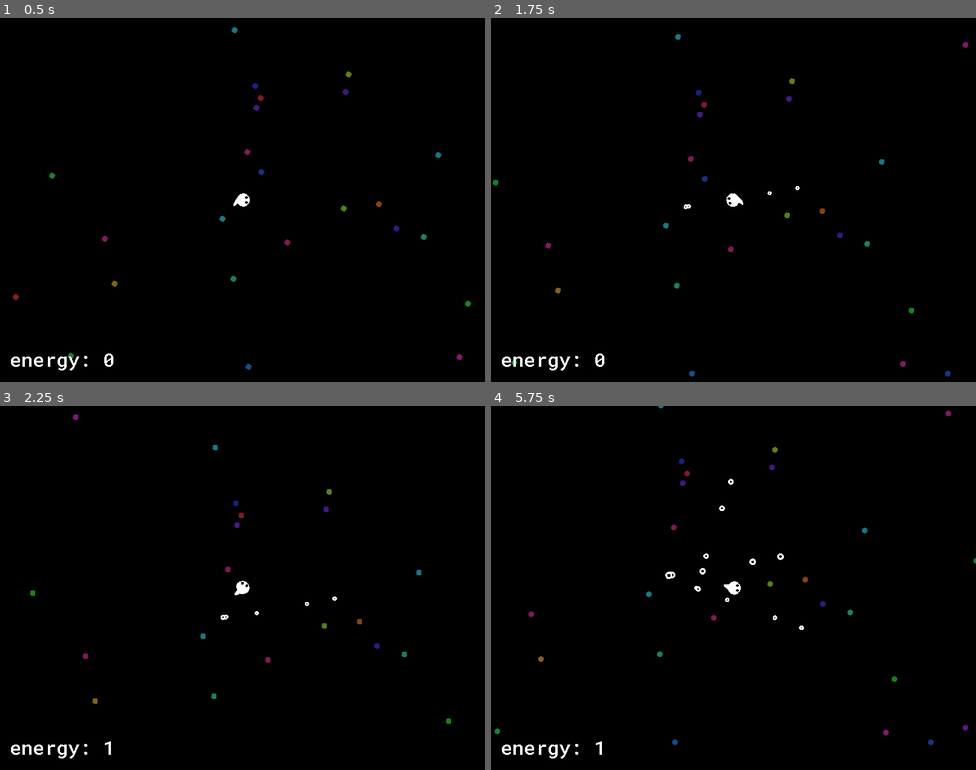
Above: before the commit, frames 1-4 (two rows, left to right).
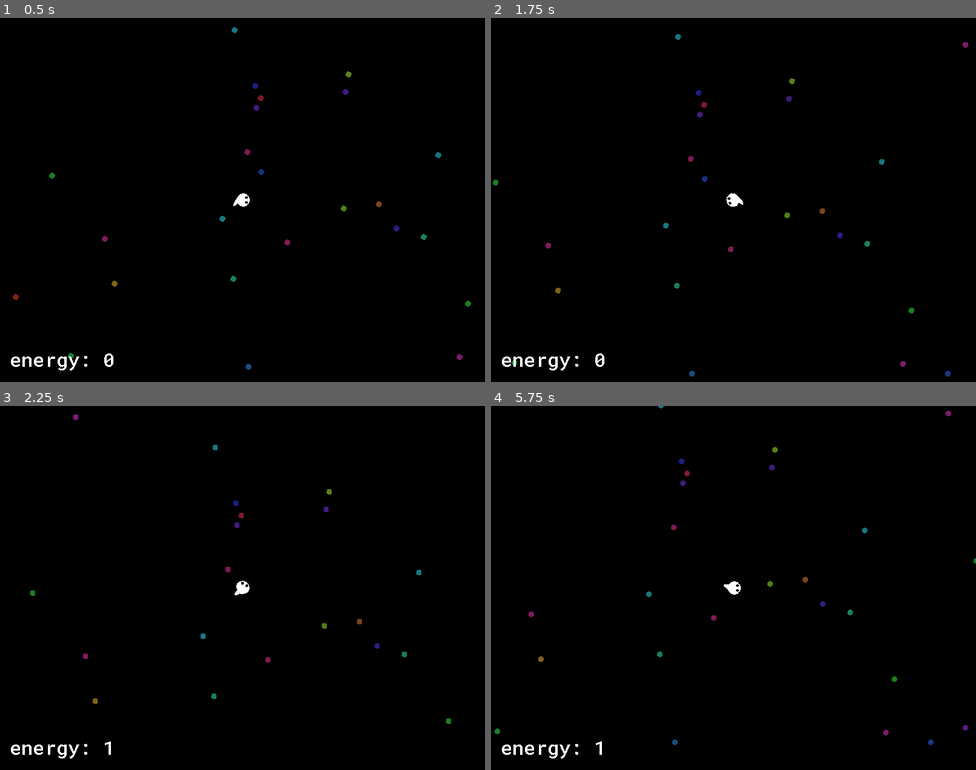
Above: after the commit, the same moments.

Repository: kiwijuice56/fish-fest
Game: Godot game, scene res://main/main.tscn
Two runs of this game, one before a commit and one after it. Both use one fixed random seed, a clock stepped at 60 frames per second and the inputs below. The engine's default icon, where the game draws it, is replaced by a stand-in: a white triangle on a blue panel in a dark square.
Inputs (mouse positions are in pixels of both pictures, inside the frame that each line leads up to):
- Up to frame 1 (0.5 s): no input
- Up to frame 2 (1.75 s): tap Enter (ui_accept) at 0.5, 1.35, 1.52 s; move the mouse to (840, 181) at 0.52 s; hold Enter (ui_accept) 0.53-1.28 s; move the mouse to (636, 218) at 1.27 s
- Up to frame 3 (2.25 s): tap Enter (ui_accept) at 1.82 s; move the mouse to (291, 507) at 2.02 s; hold Enter (ui_accept) from 2.03 s (still down)
- Up to frame 4 (5.75 s): move the mouse to (709, 660) at 2.77 s; release Enter (ui_accept) at 2.78 s; tap Enter (ui_accept) at 2.85, 3.02, 3.32, 4.35, 4.52, 4.82 s; move the mouse to (879, 642) at 3.52 s; hold Enter (ui_accept) 3.53-4.28 s; move the mouse to (588, 533) at 4.27 s; move the mouse to (757, 588) at 5.02 s; hold Enter (ui_accept) from 5.03 s (still down)

Frame 1 is identical in both runs. In frame 2, less than 0.1% of the frame differs, in the area x 39-64%, y 46-53%; in frame 3, less than 0.1%; in frame 4, 0.2%, in the area x 35-65%, y 20-62%.

Commit message:
Added hatching and egg cost

Diff:
--- a/main/fish/player_fish/player_fish.gd
+++ b/main/fish/player_fish/player_fish.gd
@@ -6,7 +6,8 @@
 @export var max_radius: float = 128.0
 
 func _input(event: InputEvent) -> void:
-	if event.is_action_pressed("ui_accept", false):
+	if event.is_action_pressed("ui_accept", false) and Stats.energy >= 10:
+		Stats.energy -= 10
 		spawn_egg()
 
 func _physics_process(delta: float) -> void:
--- /dev/null
+++ b/main/item/egg/crack.gdshader
@@ -0,0 +1,10 @@
+shader_type canvas_item;
+
+uniform sampler2D crack;
+uniform float scale: hint_range(0.0, 1.0);
+
+void fragment() {
+	if (texture(crack, UV).r > scale) {
+		COLOR.a = 0.0;
+	}
+}
--- a/main/item/egg/egg.gd
+++ b/main/item/egg/egg.gd
@@ -6,12 +6,16 @@
 
 func _ready() -> void:
 	grow()
+	%Sprite2D.material = %Sprite2D.material.duplicate()
 
 func grow() -> void:
 	%AnimationPlayer.speed_scale = 1.0 / hatch_time
 	%AnimationPlayer.play("grow")
 	await %AnimationPlayer.animation_finished
+	%AnimationPlayer.speed_scale = 1.0
+	%AnimationPlayer.play("hatch")
 	spawn_boid()
+	await %AnimationPlayer.animation_finished
 	queue_free()
 
 func spawn_boid() -> void:
--- a/main/item/egg/egg.tscn
+++ b/main/item/egg/egg.tscn
@@ -1,9 +1,17 @@
-[gd_scene load_steps=9 format=3 uid="uid://dpwashmtqkdqy"]
+[gd_scene load_steps=15 format=3 uid="uid://dpwashmtqkdqy"]
 
 [ext_resource type="PackedScene" uid="uid://ca12mpsenr5ka" path="res://main/item/item.tscn" id="1_326a0"]
 [ext_resource type="Texture2D" uid="uid://c57538ckqlr0d" path="res://main/item/egg/egg.png" id="2_ciu1a"]
 [ext_resource type="Script" path="res://main/item/egg/egg.gd" id="2_rjy7u"]
 [ext_resource type="PackedScene" uid="uid://cjtd6lb6vq13y" path="res://main/fish/boid_fish/boid_fish.tscn" id="3_aghk6"]
+[ext_resource type="Shader" path="res://main/item/egg/crack.gdshader" id="4_678ag"]
+[ext_resource type="Texture2D" uid="uid://bku3wdreak4fo" path="res://main/item/egg/crack.png" id="5_1g4wm"]
+[ext_resource type="AudioStream" uid="uid://cm8ncf01m5gul" path="res://main/fish/sounds/crack.ogg" id="5_6cbyj"]
+
+[sub_resource type="ShaderMaterial" id="ShaderMaterial_6hoxp"]
+shader = ExtResource("4_678ag")
+shader_parameter/scale = 1.0
+shader_parameter/crack = ExtResource("5_1g4wm")
 
 [sub_resource type="CircleShape2D" id="CircleShape2D_4sqqc"]
 radius = 6.0
@@ -61,12 +69,106 @@
 "update": 0,
 "values": [Vector2(0.4, 0.4)]
 }
+tracks/2/type = "value"
+tracks/2/imported = false
+tracks/2/enabled = true
+tracks/2/path = NodePath("AudioStreamPlayer2D:playing")
+tracks/2/interp = 1
+tracks/2/loop_wrap = true
+tracks/2/keys = {
+"times": PackedFloat32Array(0),
+"transitions": PackedFloat32Array(1),
+"update": 1,
+"values": [false]
+}
+tracks/3/type = "value"
+tracks/3/imported = false
+tracks/3/enabled = true
+tracks/3/path = NodePath("Sprite2D:material:shader_parameter/scale")
+tracks/3/interp = 1
+tracks/3/loop_wrap = true
+tracks/3/keys = {
+"times": PackedFloat32Array(0),
+"transitions": PackedFloat32Array(1),
+"update": 0,
+"values": [1.0]
+}
+tracks/4/type = "value"
+tracks/4/imported = false
+tracks/4/enabled = true
+tracks/4/path = NodePath("Sprite2D/Yolk:modulate")
+tracks/4/interp = 1
+tracks/4/loop_wrap = true
+tracks/4/keys = {
+"times": PackedFloat32Array(0),
+"transitions": PackedFloat32Array(1),
+"update": 0,
+"values": [Color(0, 0, 0, 1)]
+}
+
+[sub_resource type="Animation" id="Animation_xm4ia"]
+resource_name = "hatch"
+tracks/0/type = "value"
+tracks/0/imported = false
+tracks/0/enabled = true
+tracks/0/path = NodePath("AudioStreamPlayer2D:playing")
+tracks/0/interp = 1
+tracks/0/loop_wrap = true
+tracks/0/keys = {
+"times": PackedFloat32Array(0),
+"transitions": PackedFloat32Array(1),
+"update": 1,
+"values": [true]
+}
+tracks/1/type = "value"
+tracks/1/imported = false
+tracks/1/enabled = true
+tracks/1/path = NodePath("Sprite2D:material:shader_parameter/scale")
+tracks/1/interp = 1
+tracks/1/loop_wrap = true
+tracks/1/keys = {
+"times": PackedFloat32Array(0, 0.2, 0.5),
+"transitions": PackedFloat32Array(1, 1, 1),
+"update": 0,
+"values": [1.0, 0.1, 0.0]
+}
+tracks/2/type = "value"
+tracks/2/imported = false
+tracks/2/enabled = true
+tracks/2/path = NodePath("Sprite2D:scale")
+tracks/2/interp = 1
+tracks/2/loop_wrap = true
+tracks/2/keys = {
+"times": PackedFloat32Array(0, 0.6),
+"transitions": PackedFloat32Array(1, 1),
+"update": 0,
+"values": [Vector2(0.3, 0.3), Vector2(1.5, 1.5)]
+}
+tracks/3/type = "value"
+tracks/3/imported = false
+tracks/3/enabled = true
+tracks/3/path = NodePath("Sprite2D/Yolk:modulate")
+tracks/3/interp = 1
+tracks/3/loop_wrap = true
+tracks/3/keys = {
+"times": PackedFloat32Array(0, 0.3),
+"transitions": PackedFloat32Array(1, 1),
+"update": 0,
+"values": [Color(0, 0, 0, 1), Color(0, 0, 0, 0)]
+}
 
 [sub_resource type="AnimationLibrary" id="AnimationLibrary_54ewg"]
 _data = {
 "RESET": SubResource("Animation_0e35s"),
-"grow": SubResource("Animation_5gx1y")
-}
+"grow": SubResource("Animation_5gx1y"),
+"hatch": SubResource("Animation_xm4ia")
+}
+
+[sub_resource type="AudioStreamRandomizer" id="AudioStreamRandomizer_4q5r2"]
+random_pitch = 1.5
+streams_count = 1
+stream_0/stream = ExtResource("5_6cbyj")
+stream_0/weight = 1.0
 
 [node name="Egg" instance=ExtResource("1_326a0")]
 script = ExtResource("2_rjy7u")
@@ -74,6 +176,7 @@
 hatch_time = 12.0
 
 [node name="Sprite2D" parent="." index="0"]
+material = SubResource("ShaderMaterial_6hoxp")
 scale = Vector2(0.4, 0.4)
 texture = ExtResource("2_ciu1a")
 
@@ -90,3 +193,9 @@
 libraries = {
 "": SubResource("AnimationLibrary_54ewg")
 }
+
+[node name="AudioStreamPlayer2D" type="AudioStreamPlayer2D" parent="." index="3"]
+stream = SubResource("AudioStreamRandomizer_4q5r2")
+volume_db = -7.0
+max_distance = 512.0
+attenuation = 3.605
Not shown, added: main/fish/sounds/crack.ogg.import
Binary file added: main/item/egg/crack.png
Not shown, added: main/item/egg/crack.png.import
Not shown, added: main/fish/sounds/crack.ogg
